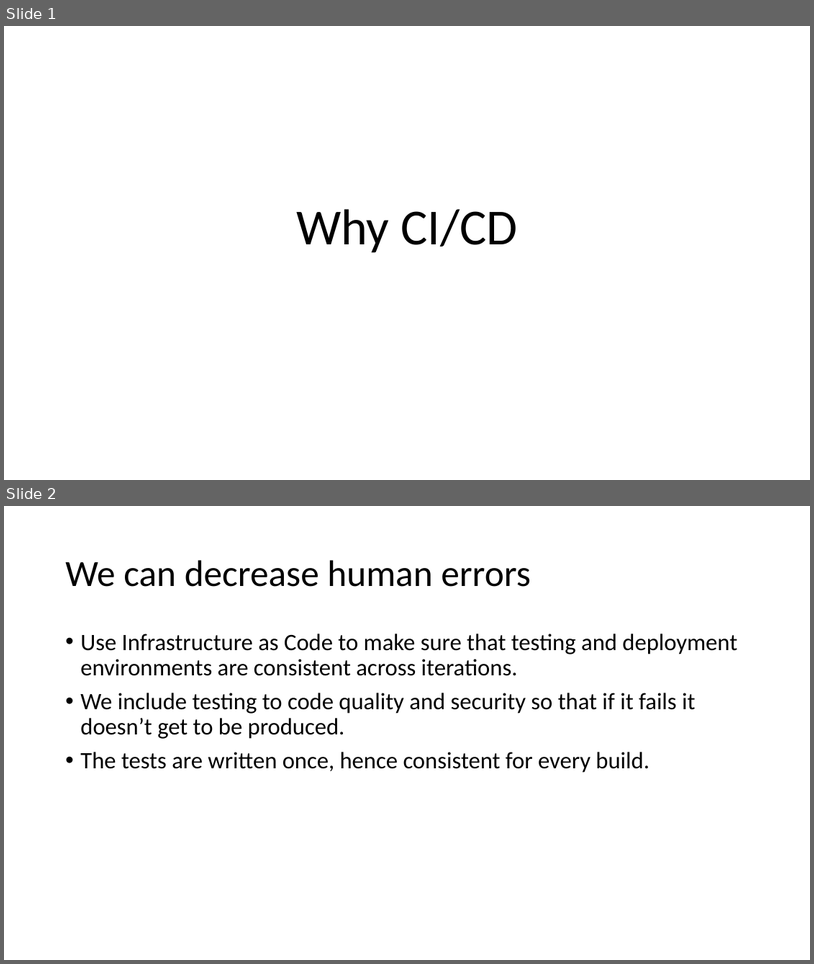
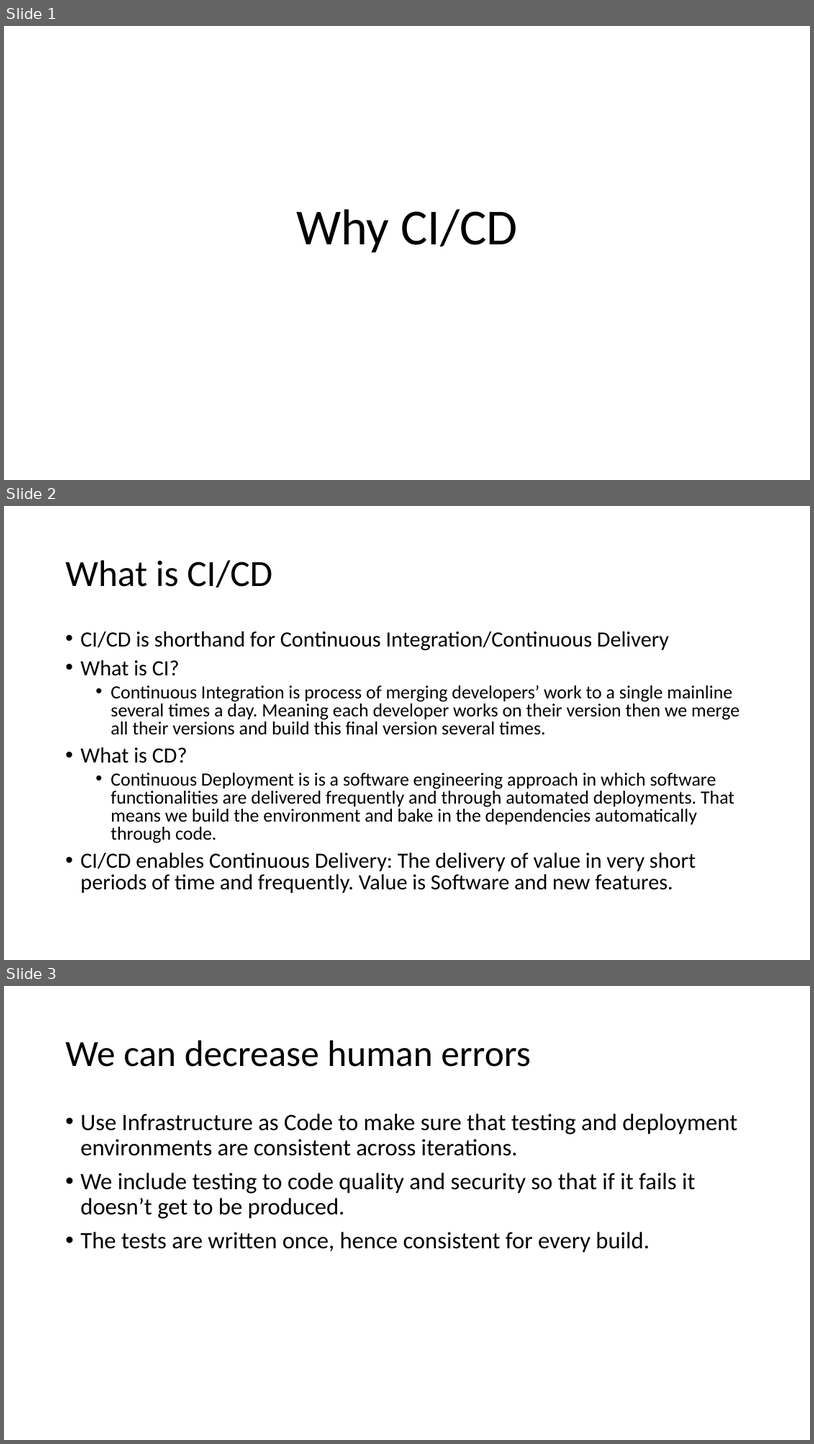
Before and after one commit to raafatabualazm/cdond-c3-projectstarter, a slide deck: Why CI.pptx. Shown one above the other, each under a label of ours: slides 1 and 2 before the commit, slides 1, 2 and 3 after it. The pictures are 814x964 and 814x1444 pixels, drawn with LibreOffice and Linux fonts; fonts in the diff are those of the drawing. Boxes give left, top, right and bottom in pixels: in the first picture for what was removed or moved away, otherwise in the second. Text is boxed around its words. In the diff, an @@ line names an element or a change of style, - is before the commit and + after.

```diff
--- a/Why CI.pptx
+++ b/Why CI.pptx
@@ slide 2 added at (x1=4, y1=506, x2=810, y2=960), background #FFFFFF @@
@@ title added at (x1=65, y1=560, x2=273, y2=588), 44 pt, text #000000 @@
+What is CI/CD
@@ text added at (x1=80, y1=631, x2=740, y2=893), 22.2 pt, text #000000 @@
+• CI/CD is shorthand for Continuous Integration/Continuous Delivery
+• What is CI?
+  • Continuous Integration is process of merging developers’ work to a single mainline several times a day. Meaning each developer works on their version then we merge all their versions and build this final version several times.
+• What is CD?
+  • Continuous Deployment is is a software engineering approach in which software functionalities are delivered frequently and through automated deployments. That means we build the environment and bake in the dependencies automatically through code.
+• CI/CD enables Continuous Delivery: The delivery of value in very short periods of time and frequently. Value is Software and new features.
@@ what was slide 2 is now slide 3 @@
```
Also in this commit, not shown: 2 other files.
